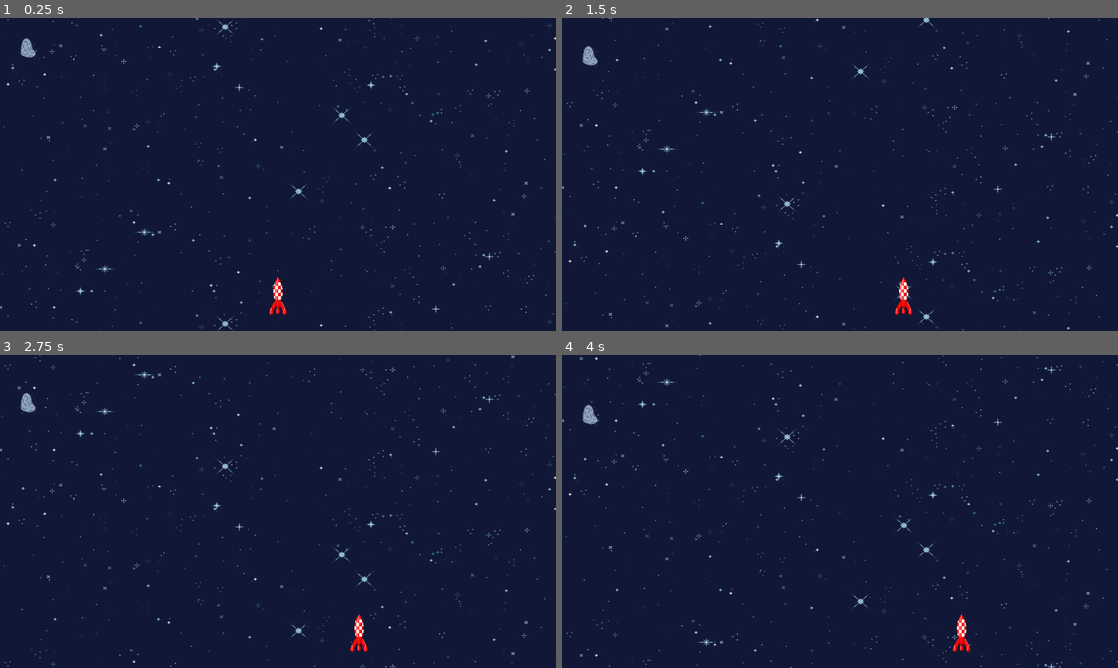
Above: before the commit, frames 1-4 (two rows, left to right).
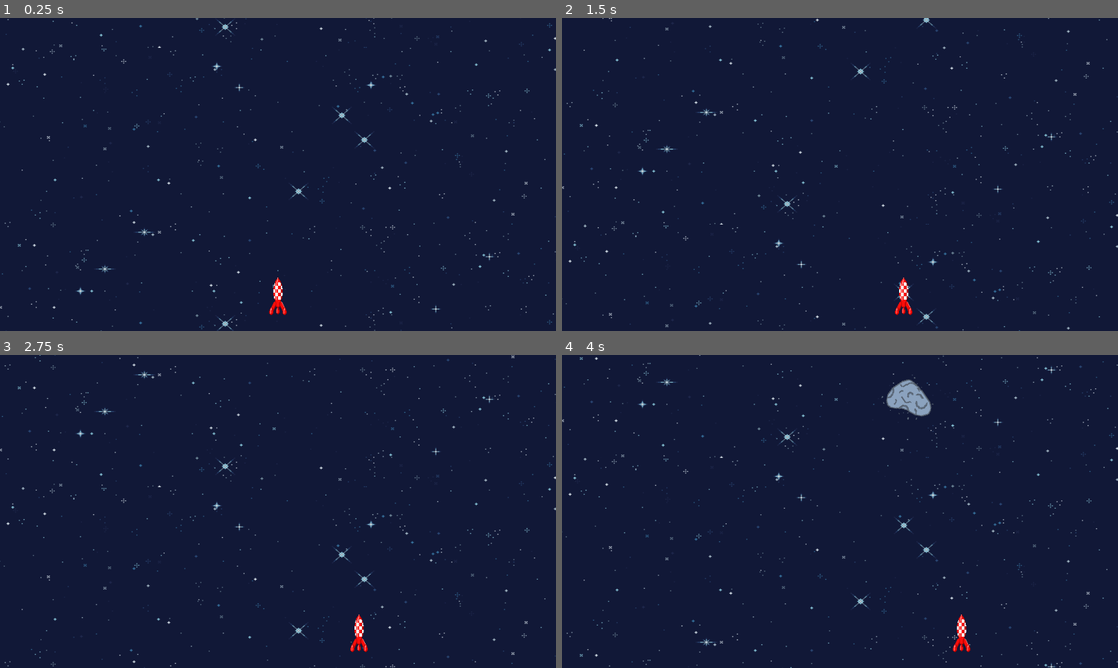
Above: after the commit, the same moments.

Repository: Zenika/tomato-rocket
Game: Godot game, scene res://scenes/race_screen.tscn
Same seed, same stepped clock (60 frames per second), same inputs: the game is played once before the commit and once after it.
Inputs:
- Up to frame 1 (0.25 s): no input
- Up to frame 2 (1.5 s): hold Right (move_right) 0.53-1.28 s; hold Left (move_left) from 1.28 s (still down)
- Up to frame 3 (2.75 s): release Left (move_left) at 2.03 s; hold Right (move_right) from 2.03 s (still down)
- Up to frame 4 (4 s): release Right (move_right) at 3.53 s; hold Left (move_left) from 3.53 s (still down)

The runs differ from the first frame. In frame 1, 0.1% of the frame differs, in the area x 3-7%, y 6-14%; in frame 2, 0.1%; in frame 3, 0.1%; in frame 4, 0.8%, in the area x 3-67%, y 6-23%.

Commit message:
feat: ajout astéroides apparaissant aléatoirement

Diff:
--- a/actors/enemy.gd
+++ b/actors/enemy.gd
@@ -1,25 +1,31 @@
 extends Area2D
 
-var vertical_speed = 0
+var vertical_speed
 var speed_coef
+const side_movement = 0.4
+
+var velocity = Vector2.ZERO
 
 # Called when the node enters the scene tree for the first time.
 func _ready():
+	rotation = randf() * PI
+	var scale_ratio = randf_range(0.5, 4)
+	scale = Vector2(scale_ratio, scale_ratio)
+
 	speed_coef = randf()
 
-# Called every frame. 'delta' is the elapsed time since the previous frame.
-func _process(delta):
-	var velocity = Vector2.ZERO
+	velocity.x += randf_range(-side_movement, side_movement)
 	velocity.y += 1
 
 	if velocity.length() > 0:
 		velocity = velocity.normalized()
 
+
+# Called every frame. 'delta' is the elapsed time since the previous frame.
+func _process(delta):
 	position += delta * velocity * vertical_speed
-	print("position ",position)
 
 func set_vertical_speed(speed):
-	print(speed_coef)
 	vertical_speed = speed * speed_coef
 
 func _on_collision_polygon_2d_body_entered(body):
--- a/actors/enemy.tscn
+++ b/actors/enemy.tscn
@@ -17,6 +17,7 @@
 }]
 
 [node name="Enemy" type="Area2D"]
+scale = Vector2(3.08, 3.08)
 script = ExtResource("1_wg2h5")
 
 [node name="CollisionShape2D" type="CollisionShape2D" parent="."]
--- a/scenes/race_screen.gd
+++ b/scenes/race_screen.gd
@@ -1,28 +1,29 @@
 extends Node2D
 
+@export var enemy_scene: PackedScene
 @export var finish_line_scene: PackedScene
 @export var vertical_speed = 200
 const speed_multiplicator = 50
 var is_finished = false
 
-const race_length = 10000
+const race_length = 100000
 const window_height = 950
+const window_width = 1920
 var traveled_distance = 0
 
 func new_game():
+	$EnemyTimer.start()
 	$Player.start($PlayerPosition.position)
 
-# Called when the node enters the scene tree for the first time.
 func _ready():
 	new_game()
 
-# Called every frame. 'delta' is the elapsed time since the previous frame.
 func _process(delta):
 	if (is_finished):
 		vertical_speed = 0
 	else:
 		vertical_speed = vertical_speed + delta * speed_multiplicator
-	$Enemy.set_vertical_speed(vertical_speed)
+	# $Enemy.set_vertical_speed(vertical_speed)
 	$Background.set_vertical_speed(vertical_speed)
 	traveled_distance += vertical_speed * delta
 	if (traveled_distance > race_length - window_height):
@@ -33,3 +34,10 @@
 	is_finished = true
 	print(traveled_distance)
 	$Player.stop($PlayerPosition.position)
+
+
+func _on_enemy_timer_timeout():
+	var enemy = enemy_scene.instantiate()
+	enemy.position = Vector2(window_width * randf(), 0)
+	add_child(enemy)
+	enemy.set_vertical_speed(vertical_speed)
--- a/scenes/race_screen.tscn
+++ b/scenes/race_screen.tscn
@@ -6,8 +6,15 @@
 [ext_resource type="PackedScene" uid="uid://boorheqgs8kja" path="res://actors/finish_line.tscn" id="3_qg17w"]
 [ext_resource type="PackedScene" uid="uid://cdeub1sx05uh4" path="res://actors/enemy.tscn" id="5_6srgp"]
 
+[sub_resource type="Curve2D" id="Curve2D_xe6ri"]
+_data = {
+"points": PackedVector2Array(0, 0, 0, 0, 1, 5, 0, 0, 0, 0, 1919, 3, 0, 0, 0, 0, 1919, 128, 0, 0, 0, 0, 1, 131, 0, 0, 0, 0, 2, 9, 0, 0, 0, 0, 1, 5)
+}
+point_count = 6
+
 [node name="RaceScreen" type="Node2D"]
 script = ExtResource("1_lc0uc")
+enemy_scene = ExtResource("5_6srgp")
 
 [node name="PlayerPosition" type="Marker2D" parent="."]
 position = Vector2(960, 960)
@@ -19,9 +26,19 @@
 [node name="FinishLine" parent="." instance=ExtResource("3_qg17w")]
 position = Vector2(0, -21)
 
-[node name="Enemy" parent="." instance=ExtResource("5_6srgp")]
-position = Vector2(100, 100)
-
 [node name="DistanceText" type="RichTextLabel" parent="."]
 offset_right = 40.0
 offset_bottom = 40.0
+
+[node name="EnemyTimer" type="Timer" parent="."]
+wait_time = 3.0
+
+[node name="EnemyAreaPath" type="Path2D" parent="."]
+position = Vector2(15, -203)
+curve = SubResource("Curve2D_xe6ri")
+
+[node name="EnemySpawnLocation" type="PathFollow2D" parent="EnemyAreaPath"]
+position = Vector2(1, 5)
+rotation = -0.00104275
+
+[connection signal="timeout" from="EnemyTimer" to="." method="_on_enemy_timer_timeout"]
Not shown: 1 places in scenes/race_screen.tscn that only renumber resources
